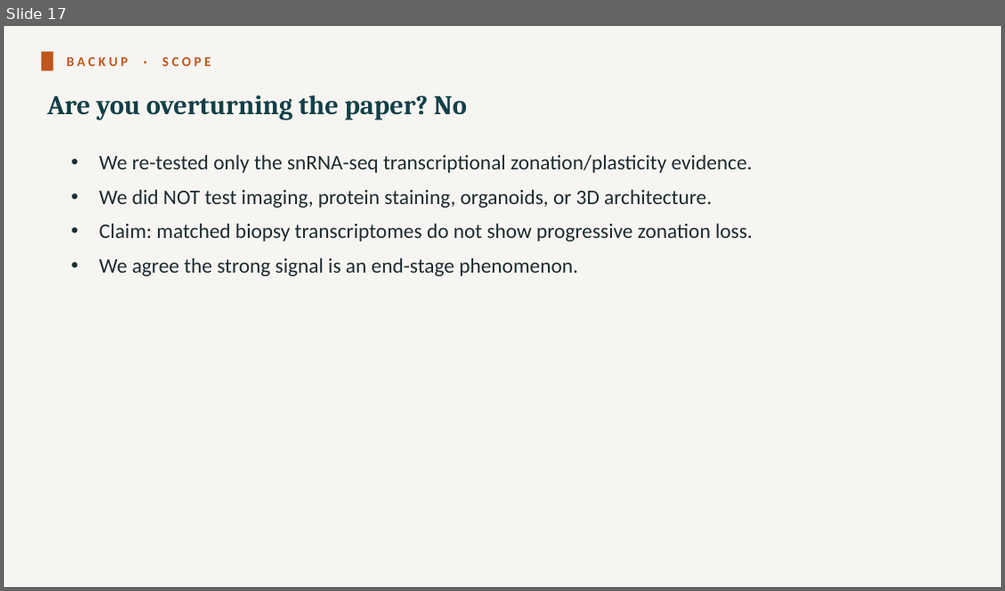
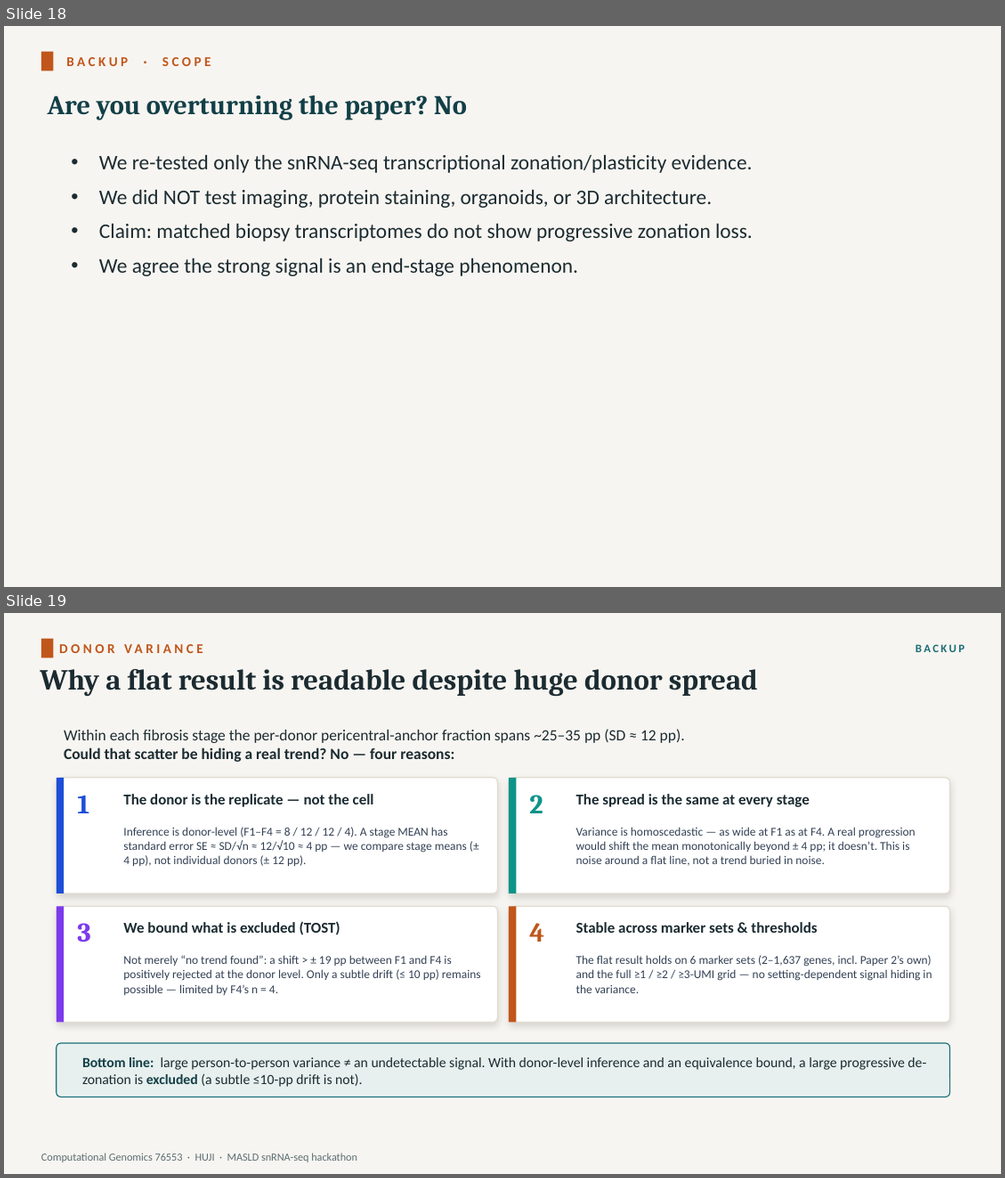
Before and after one commit to roeetekoah/liver-zonation, a slide deck: presentation/MASLD_stages_computational_analysis_roee_shira.pptx. Shown one above the other, each under a label of ours: slide 17 before the commit, slides 18 and 19 after it. The pictures are 1005x591 and 1005x1178 pixels, drawn with LibreOffice and Linux fonts; fonts in the diff are those of the drawing. Boxes give left, top, right and bottom in pixels: in the first picture for what was removed or moved away, otherwise in the second. Text is boxed around its words. In the diff, an @@ line names an element or a change of style, - is before the commit and + after.

```diff
--- a/presentation/MASLD_stages_computational_analysis_roee_shira.pptx
+++ b/presentation/MASLD_stages_computational_analysis_roee_shira.pptx
@@ slide 19 added at bbox=[4, 613, 1001, 1174], background #F7F5F1 @@
@@ rectangle added at bbox=[41, 639, 53, 657], fill #C0561B @@
@@ text added at bbox=[59, 644, 114, 653], 13 pt, text #C0561B, bold @@
+DONOR VARIANCE
@@ text added at bbox=[915, 644, 964, 652], 11 pt, text #1B6E78, bold @@
+BACKUP
@@ text added at bbox=[40, 669, 758, 696], 28 pt, text #1B2B31, bold @@
+Why a flat result is readable despite huge donor spread
@@ text added at bbox=[64, 729, 685, 762], 15 pt, text #1B2B31 @@
+Within each fibrosis stage the per-donor pericentral-anchor fraction spans ~25–35 pp (SD ≈ 12 pp).
+Could that scatter be hiding a real trend? No — four reasons:
@@ rounded rectangle added at bbox=[57, 778, 498, 893], fill #FFFFFF, outline #E2DCCF 1 pt @@
@@ rectangle added at bbox=[57, 778, 64, 893], fill #1D4ED8 @@
@@ text added at bbox=[77, 795, 89, 813], 26 pt, text #1D4ED8, bold @@
+1
@@ text added at bbox=[123, 794, 374, 807], 14.5 pt, text #1B2B31, bold @@
+The donor is the replicate — not the cell
@@ rounded rectangle added at bbox=[509, 778, 950, 893], fill #FFFFFF, outline #E2DCCF 1 pt @@
@@ rectangle added at bbox=[509, 778, 517, 893], fill #0D9488 @@
@@ text added at bbox=[529, 795, 542, 813], 26 pt, text #0D9488, bold @@
+2
@@ text added at bbox=[576, 794, 809, 807], 14.5 pt, text #1B2B31, bold @@
+The spread is the same at every stage
@@ text added at bbox=[123, 827, 467, 866], 11.5 pt, text #334155 @@
+Inference is donor-level (F1–F4 = 8 / 12 / 12 / 4). A stage MEAN has standard error SE ≈ SD/√n ≈ 12/√10 ≈ 4 pp — we compare stage means (± 4 pp), not individual donors (± 12 pp).
@@ text added at bbox=[576, 827, 915, 866], 11.5 pt, text #334155 @@
+Variance is homoscedastic — as wide at F1 as at F4. A real progression would shift the mean monotonically beyond ± 4 pp; it doesn’t. This is noise around a flat line, not a trend buried in noise.
@@ rounded rectangle added at bbox=[57, 906, 498, 1022], fill #FFFFFF, outline #E2DCCF 1 pt @@
@@ rectangle added at bbox=[57, 906, 64, 1022], fill #7C3AED @@
@@ rounded rectangle added at bbox=[509, 906, 950, 1022], fill #FFFFFF, outline #E2DCCF 1 pt @@
@@ rectangle added at bbox=[509, 906, 517, 1022], fill #C0561B @@
@@ text added at bbox=[77, 923, 90, 942], 26 pt, text #7C3AED, bold @@
+3
@@ text added at bbox=[123, 921, 340, 935], 14.5 pt, text #1B2B31, bold @@
+We bound what is excluded (TOST)
@@ text added at bbox=[529, 923, 544, 941], 26 pt, text #C0561B, bold @@
+4
@@ text added at bbox=[576, 922, 817, 933], 14.5 pt, text #1B2B31, bold @@
+Stable across marker sets & thresholds
@@ text added at bbox=[123, 955, 481, 995], 11.5 pt, text #334155 @@
+Not merely “no trend found”: a shift > ± 19 pp between F1 and F4 is positively rejected at the donor level. Only a subtle drift (≤ 10 pp) remains possible — limited by F4’s n = 4.
@@ text added at bbox=[576, 955, 931, 993], 11.5 pt, text #334155 @@
+The flat result holds on 6 marker sets (2–1,637 genes, incl. Paper 2’s own) and the full ≥1 / ≥2 / ≥3-UMI grid — no setting-dependent signal hiding in the variance.
@@ rounded rectangle added at bbox=[57, 1043, 950, 1097], fill #E7F0EE, outline #1B6E78 1 pt @@
@@ text added at bbox=[82, 1057, 926, 1086], 13.5 pt, text #1B2B31 @@
+Bottom line: large person-to-person variance ≠ an undetectable signal. With donor-level inference and an equivalence bound, a large progressive de-zonation is excluded (a subtle ≤10-pp drift is not).
@@ text added at bbox=[41, 1152, 357, 1162], 10.5 pt, text #5C6E73 @@
+Computational Genomics 76553 · HUJI · MASLD snRNA-seq hackathon
@@ what was slide 17 is now slide 18 @@
```
Also in this commit, not shown: 14 slides changed, 1 other slide added, 6 other files.
